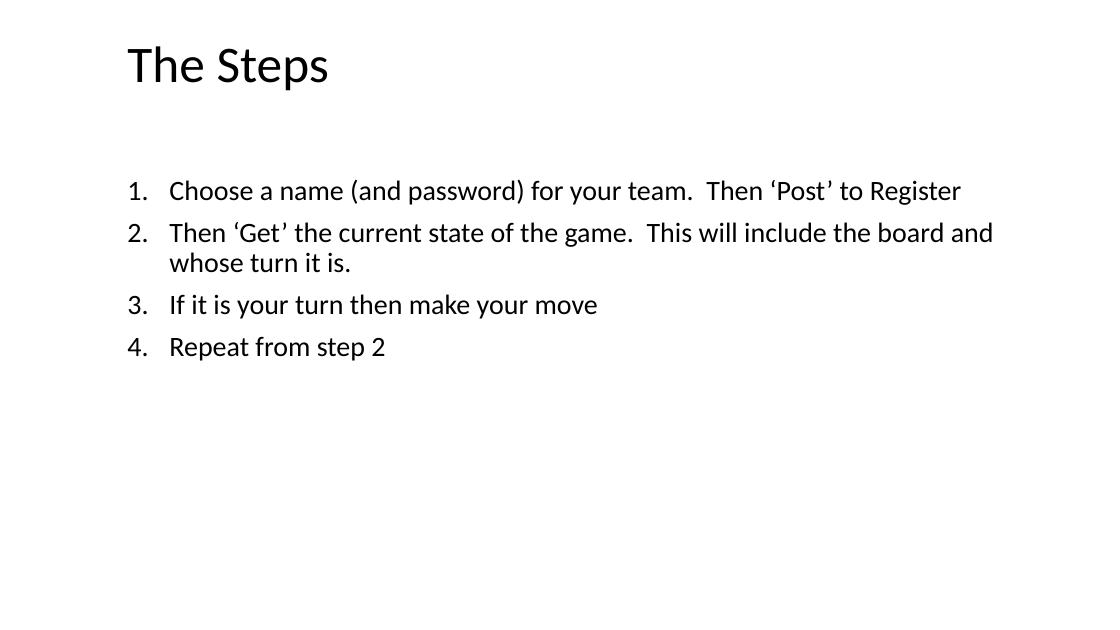
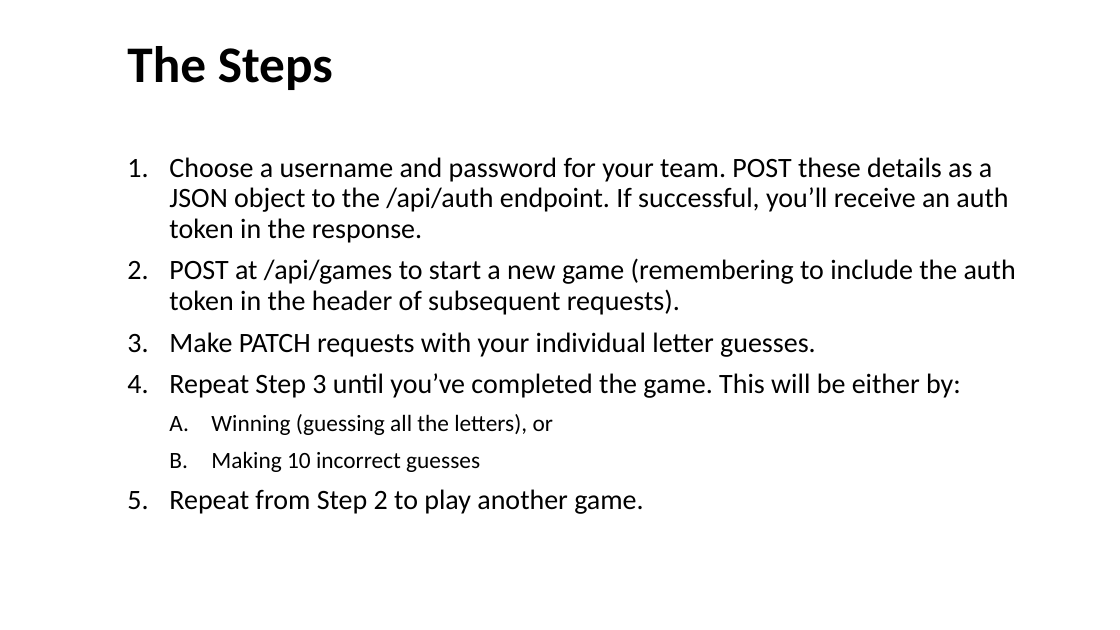
Before and after one commit to BatFace/Connect4, a slide deck: slide 4 of CodeDojoIntroMaterials/Hangman.pptx. Drawn at 1120x630 pixels with LibreOffice and Linux fonts; fonts in the diff are those of the drawing; background and template pictures are left out. Boxes give left, top, right and bottom in pixels: in the first picture for what was removed or moved away, otherwise in the second. Text is boxed around its words. In the diff, an @@ line names an element or a change of style, - is before the commit and + after.

```diff
--- a/CodeDojoIntroMaterials/Hangman.pptx
+++ b/CodeDojoIntroMaterials/Hangman.pptx
@@ title "The Steps" at [127, 46, 333, 90]: bold on @@
@@ text at [169, 157, 1016, 514]: text changed @@
-  1. Choose a name (and password) for your team. Then ‘Post’ to Register
-  2. Then ‘Get’ the current state of the game. This will include the board and whose turn it is.
-  3. If it is your turn then make your move
-  4. Repeat from step 2
+  1. Choose a username and password for your team. POST these details as a JSON object to the /api/auth endpoint. If successful, you’ll receive an auth token in the response.
+  2. POST at /api/games to start a new game (remembering to include the auth token in the header of subsequent requests).
+  3. Make PATCH requests with your individual letter guesses.
+  4. Repeat Step 3 until you’ve completed the game. This will be either by:
+    A. Winning (guessing all the letters), or
+    B. Making 10 incorrect guesses
+  5. Repeat from Step 2 to play another game.
```
Also in this commit, not shown: 3 other slides changed, 6 slides removed, 2 other files.
